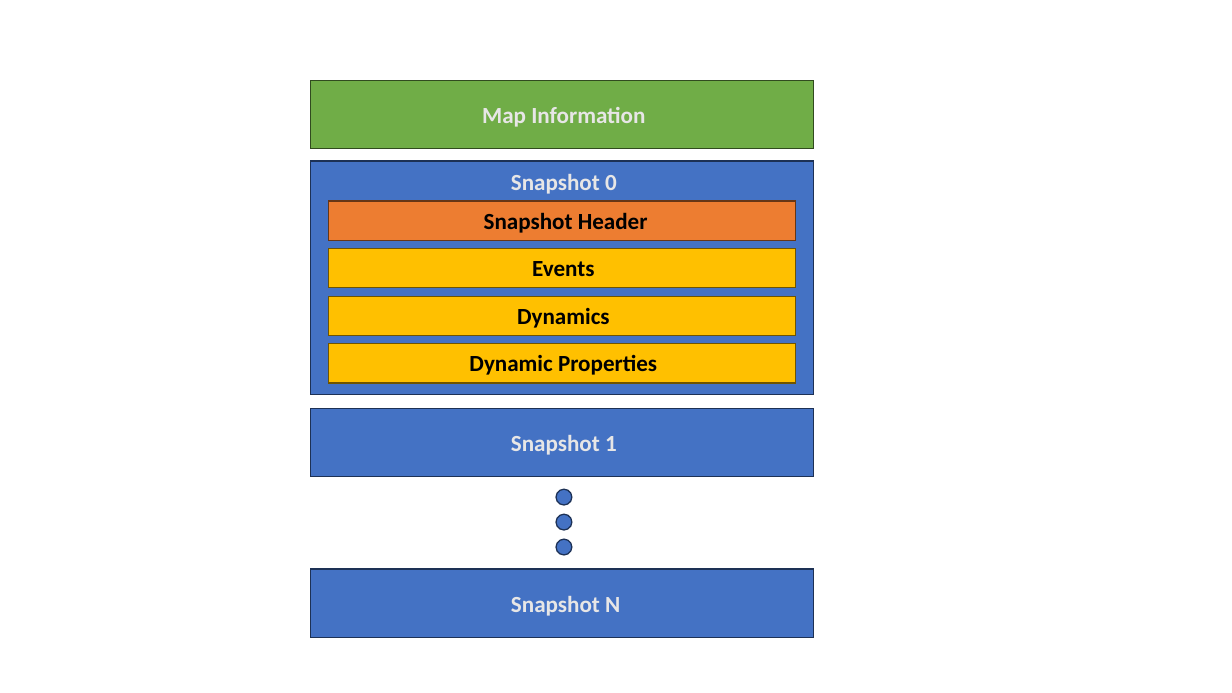
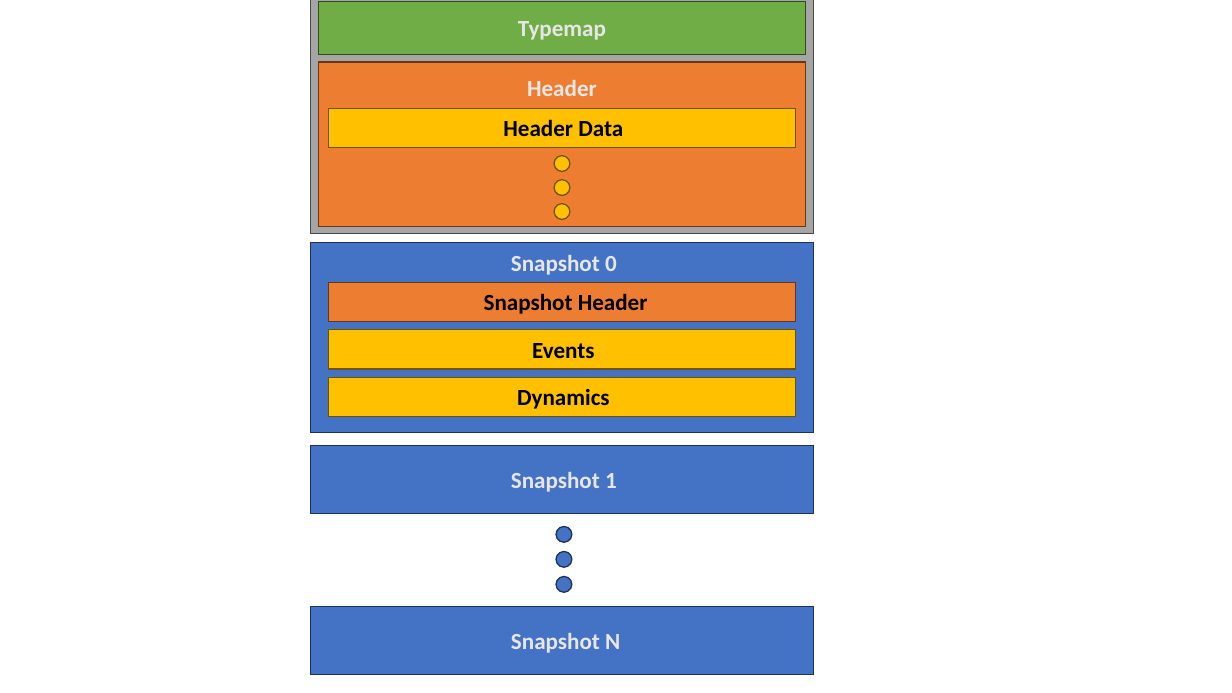
Before and after one commit to randomuserhi/GTFOReplay, a slide deck: slide 1 of Diagrams.pptx. Drawn at 1232x693 pixels with LibreOffice and Linux fonts; fonts in the diff are those of the drawing. Boxes give left, top, right and bottom in pixels: in the first picture for what was removed or moved away, otherwise in the second. Text is boxed around its words. In the diff, an @@ line names an element or a change of style, - is before the commit and + after.

```diff
--- a/Diagrams.pptx
+++ b/Diagrams.pptx
@@ rectangle added at <box>311,0,813,234</box>, fill #A5A5A5, outline #484848 1 pt @@
@@ rectangle: place and size @@
-rectangle at <box>311,80,813,149</box>
+rectangle at <box>319,2,806,55</box>
@@ text at <box>518,21,606,40</box>: text changed @@
-Map Information
+Typemap
@@ rectangle added at <box>319,62,806,226</box>, fill #ED7D31, outline #683715 1 pt @@
@@ text added at <box>527,80,597,96</box>, 18 pt, text #E7E6E6, bold @@
+Header
@@ rectangle: place and size @@
-rectangle at <box>328,344,795,384</box>
+rectangle at <box>328,108,795,148</box>
@@ text added at <box>503,119,623,136</box>, 18 pt, text #000000, bold @@
+Header Data
@@ ellipse added at <box>555,155,570,171</box>, fill #FFC000, outline #705400 1 pt @@
@@ ellipse added at <box>555,179,570,195</box>, fill #FFC000, outline #705400 1 pt @@
@@ ellipse added at <box>555,203,570,219</box>, fill #FFC000, outline #705400 1 pt @@
@@ rectangle: place and size @@
-rectangle at <box>311,161,813,394</box>
+rectangle at <box>311,242,813,433</box>
@@ 4 texts, 3 rectangles: place and size @@
-4 texts, 3 rectangles at <box>328,174,795,336</box>
+4 texts, 3 rectangles at <box>328,255,795,418</box>
@@ text removed at <box>469,354,657,375</box> @@
-Dynamic Properties
@@ 2 ellipses, 1 text: place and size @@
-2 ellipses, 1 text at <box>511,489,620,616</box>
+2 ellipses, 1 text at <box>511,527,620,653</box>
@@ 2 rectangles, 1 text, 1 ellipse: place and size @@
-2 rectangles, 1 text, 1 ellipse at <box>311,409,813,638</box>
+2 rectangles, 1 text, 1 ellipse at <box>311,445,813,675</box>
```
Also in this commit, not shown: 3 slides added, 1 slide removed, 2 other files.
